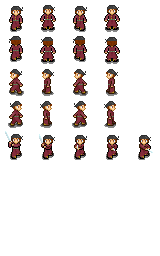
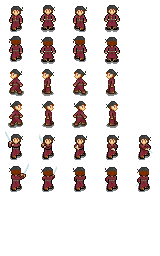
Comparing the layer stacks of the two 160 x 256 images. Changes:
painted on "Jeremiiah" over [9, 101, 150, 192]
